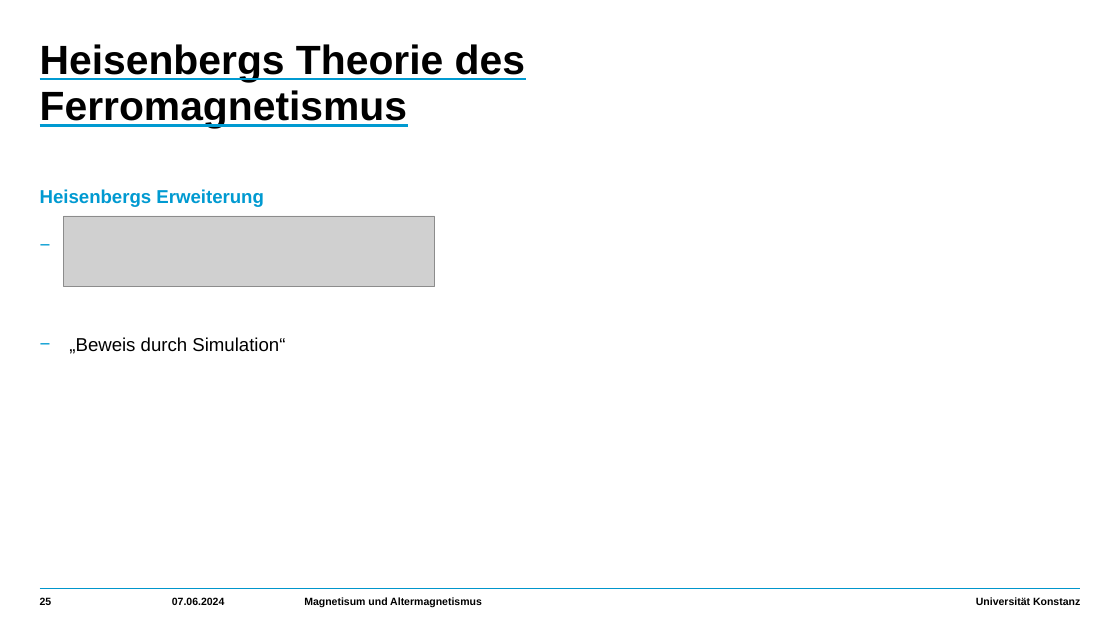
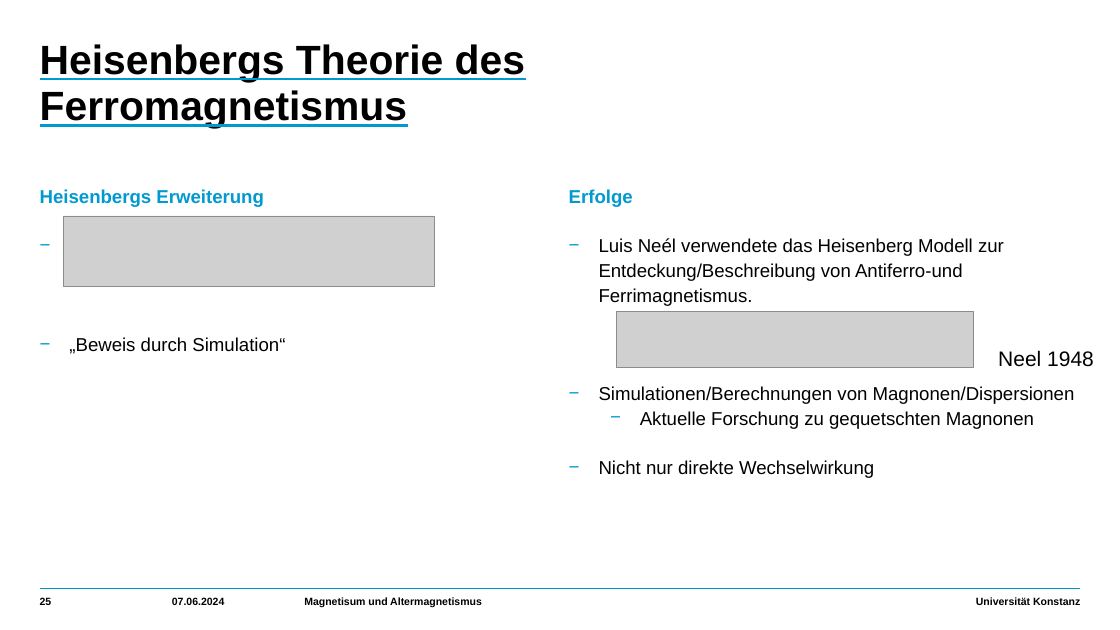
Before and after one commit to HolykingJulex/EstimateSeminar, a slide deck: slide 25 of Vortrag.pptx. Drawn at 1120x630 pixels with LibreOffice and Linux fonts; fonts in the diff are those of the drawing; grey boxes stand for pictures; background and template pictures are left out. Boxes give left, top, right and bottom in pixels: in the first picture for what was removed or moved away, otherwise in the second. Text is boxed around its words. In the diff, an @@ line names an element or a change of style, - is before the commit and + after.

```diff
--- a/Vortrag.pptx
+++ b/Vortrag.pptx
@@ text added at box(569, 189, 1075, 478), 16 pt, text #000000 @@
+Erfolge
+    − Luis Neél verwendete das Heisenberg Modell zur Entdeckung/Beschreibung von Antiferro-und Ferrimagnetismus.
+    − Simulationen/Berechnungen von Magnonen/Dispersionen
+      − Aktuelle Forschung zu gequetschten Magnonen
+    − Nicht nur direkte Wechselwirkung
@@ picture added at box(616, 312, 973, 368) @@
@@ text added at box(998, 350, 1094, 367), 18 pt, text #000000 @@
+Neel 1948
```
Also in this commit, not shown: 6 other slides changed, 7 slides added, 2 slides removed, 14 other files.
